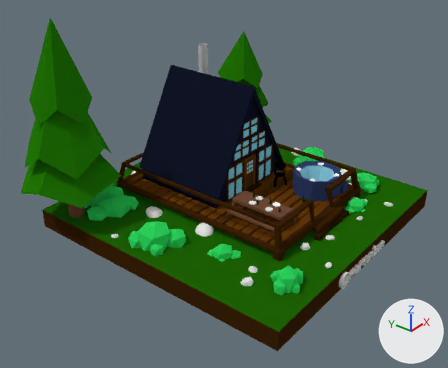
Before and after pictures for a commit that changed the Blender file Modellek/house.blend.
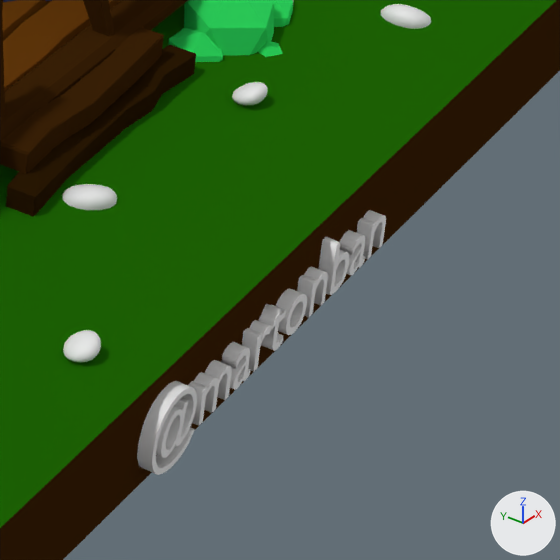
Each version appears first whole from a camera (50 mm lens) standing at (-29.07, -22.36, 21.21) and looking at (-2.32, -0.96, 2.62), and next in a close-up on the part from 70% to 93% of the width and 55% to 83% of the height. The axes (+X, +Y, +Z) are drawn at lower right. The lights are the same throughout.
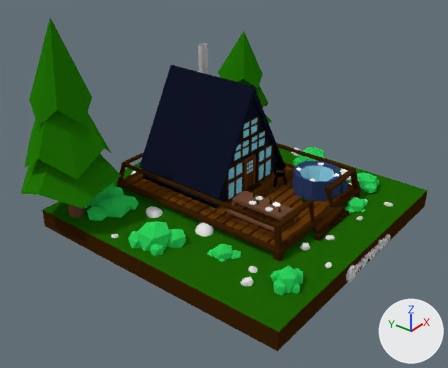
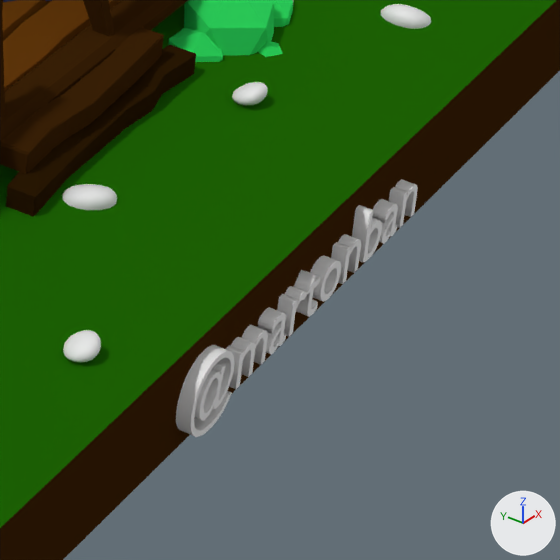
The change, as a diff of the scene's bpy script:
```diff
--- a/Modellek/house.blend.py
+++ b/Modellek/house.blend.py
@@ ob_text_001 @@
 ob_text_001 = bpy.data.objects.new('Text.001', txt_text_001)
-ob_text_001.location = (-3.58, -10.05, -0.32)
+ob_text_001.location = (-2.77, -10.05, -0.32)
 ob_text_001.rotation_euler = (1.571, 0.0, 0.0)  # degrees (90, 0, 0)
```

Location of each change, [x1, y1, x2, y2] in pixels of the close-ups (560 x 560 px):
'Text.001', moved: before [137, 210, 386, 475]; after [176, 179, 418, 437]
